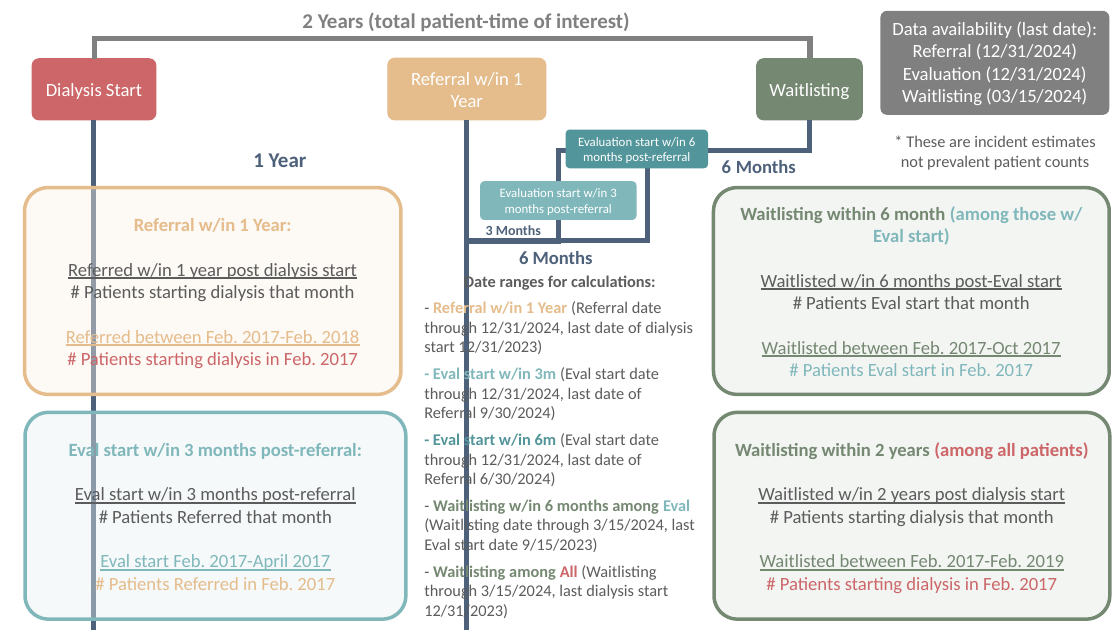
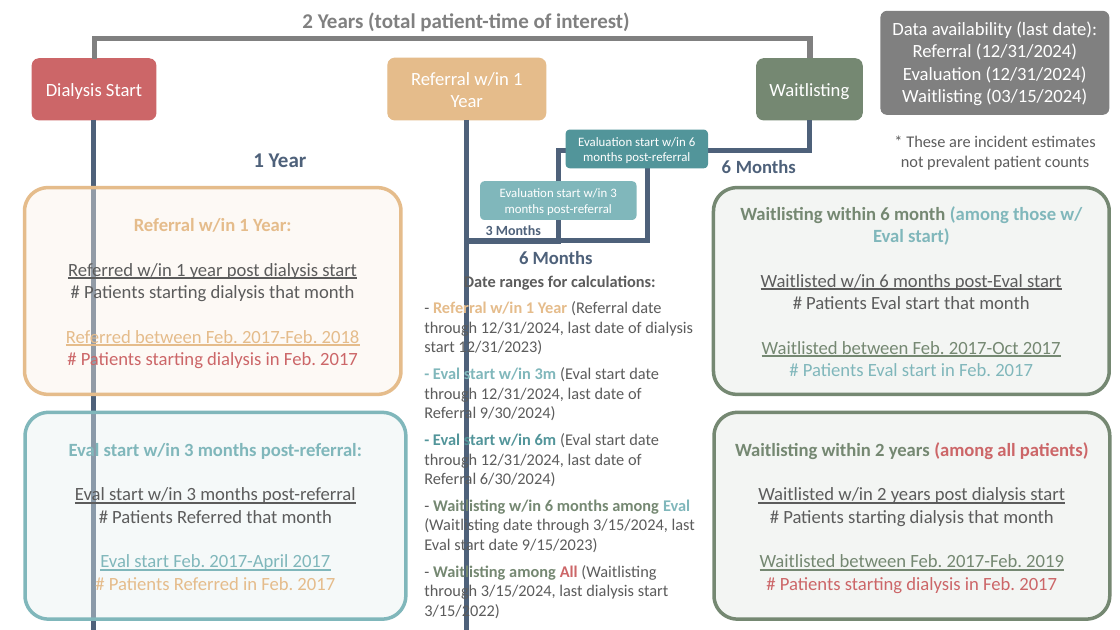
Before and after one commit to dimengyu/dashboard_src, a slide deck: slide 1 of Dashboard Calculations Figures_11.27.25.pptx. Drawn at 1120x630 pixels with LibreOffice and Linux fonts; fonts in the diff are those of the drawing. Boxes give left, top, right and bottom in pixels: in the first picture for what was removed or moved away, otherwise in the second. Text is boxed around its words. In the diff, an @@ line names an element or a change of style, - is before the commit and + after.

Commit message:
Revise the dates related to wl
related to the waitlisting within 2 years of dialysis start

```diff
--- a/Dashboard Calculations Figures_11.27.25.pptx
+++ b/Dashboard Calculations Figures_11.27.25.pptx
@@ text in rounded rectangle at (424,564,669,621): text changed @@
-- Waitlisting among All (Waitlisting through 3/15/2024, last dialysis start 12/31/2023)
+- Waitlisting among All (Waitlisting through 3/15/2024, last dialysis start 3/15/2022)
```
Also in this commit, not shown: 1 other file.
